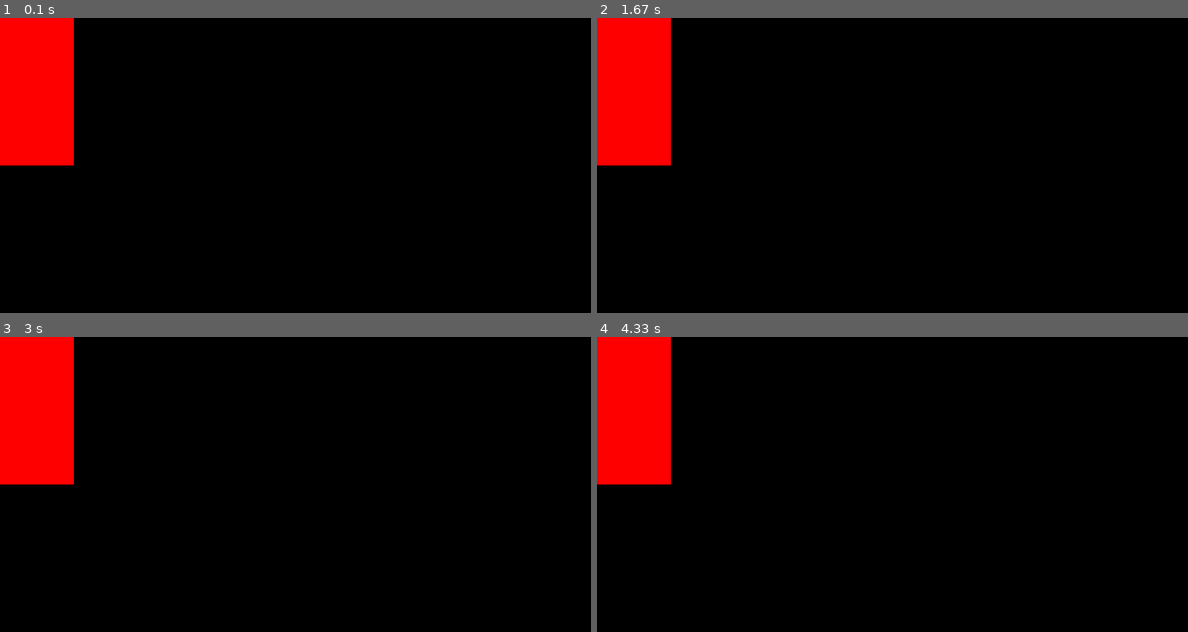
Above: before the commit, frames 1-4 (two rows, left to right).
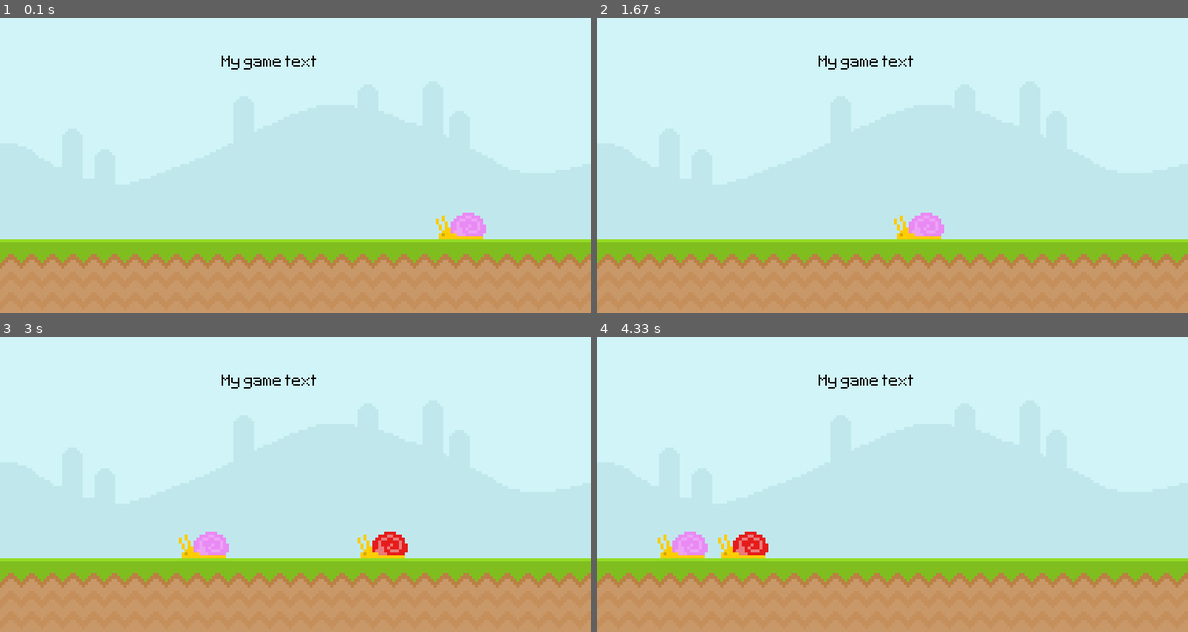
Above: after the commit, the same moments.

Repository: andrewjcl/pygame-runner
Game: pygame game, started from main.py
Two runs of this game, one before a commit and one after it. Both use one fixed random seed, a clock stepped at 60 frames per second and the inputs below.
Inputs:
- Up to frame 1 (0.1 s): no input
- Up to frame 2 (1.67 s): no input
- Up to frame 3 (3 s): no input
- Up to frame 4 (4.33 s): no input

The runs differ from the first frame. In frame 1, 100% of the frame differs, in the area x 0-100%, y 0-100%; in frame 2, 100%; in frame 3, 100%; in frame 4, 100%.

Commit message:
Added two snails

Diff:
--- a/main.py
+++ b/main.py
@@ -1,13 +1,28 @@
 import pygame
 from sys import exit
 
+def snail_wrap(pos_x):
+    if pos_x < -80:
+        return 800
+    return pos_x
+
+
+
+""" Iniatialise """
 pygame.init()                                       # Initialises pygame systems
 screen = pygame.display.set_mode((800, 400))        # Sets main window
 pygame.display.set_caption('Runner')                # Sets window title
 clock = pygame.time.Clock()
+test_font = pygame.font.Font('font/Pixeltype.ttf', 35)
 
-test_surface = pygame.Surface((100, 200))
-test_surface.fill('Red')
+sky_surface = pygame.image.load('graphics/Sky.png').convert()
+ground_surface = pygame.image.load('graphics/ground.png').convert()
+text_surface = test_font.render('My game text', False, 'Black')
+
+snail_surface = pygame.image.load('graphics/snail/snail1.png').convert_alpha()
+snail2_surface = pygame.image.load('graphics/snail/snail1_red.png').convert_alpha()
+snail_x_pos = 600
+snail2_x_pos = 1200
 
 while True:
     for event in pygame.event.get():
@@ -15,9 +30,24 @@
             pygame.quit()
             exit()
 
-    screen.blit(test_surface,(0,0))
+    screen.blit(sky_surface, (0, 0))
+    screen.blit(ground_surface, (0, 300))
+    screen.blit(text_surface, (300, 50))
+    screen.blit(snail_surface, (snail_x_pos, 264))
+    screen.blit(snail2_surface, (snail2_x_pos, 264))
+    snail_x_pos -= 2
+    snail2_x_pos -= 4
+
+
+
+
+    snail_x_pos = snail_wrap(snail_x_pos)
+    snail2_x_pos = snail_wrap(snail2_x_pos)
+
     pygame.display.update()
     clock.tick(60)
 
-    # Current time 28:16
+
+
+
     # https://www.youtube.com/watch?v=AY9MnQ4x3zk
Binary file added: font/Pixeltype.ttf
Binary file added: graphics/Fly/Fly1.png
Binary file added: graphics/Fly/Fly2.png
Binary file added: graphics/Player/jump.png
Binary file added: graphics/Player/player_stand.png
Binary file added: graphics/Player/player_walk_1.png
Binary file added: graphics/Player/player_walk_2.png
Binary file added: graphics/Sky.png
Binary file added: graphics/ground.png
Binary file added: graphics/snail/snail1.png
Binary file added: graphics/snail/snail1_red.png
Binary file added: graphics/snail/snail2.png
(and 2 more such lines)
